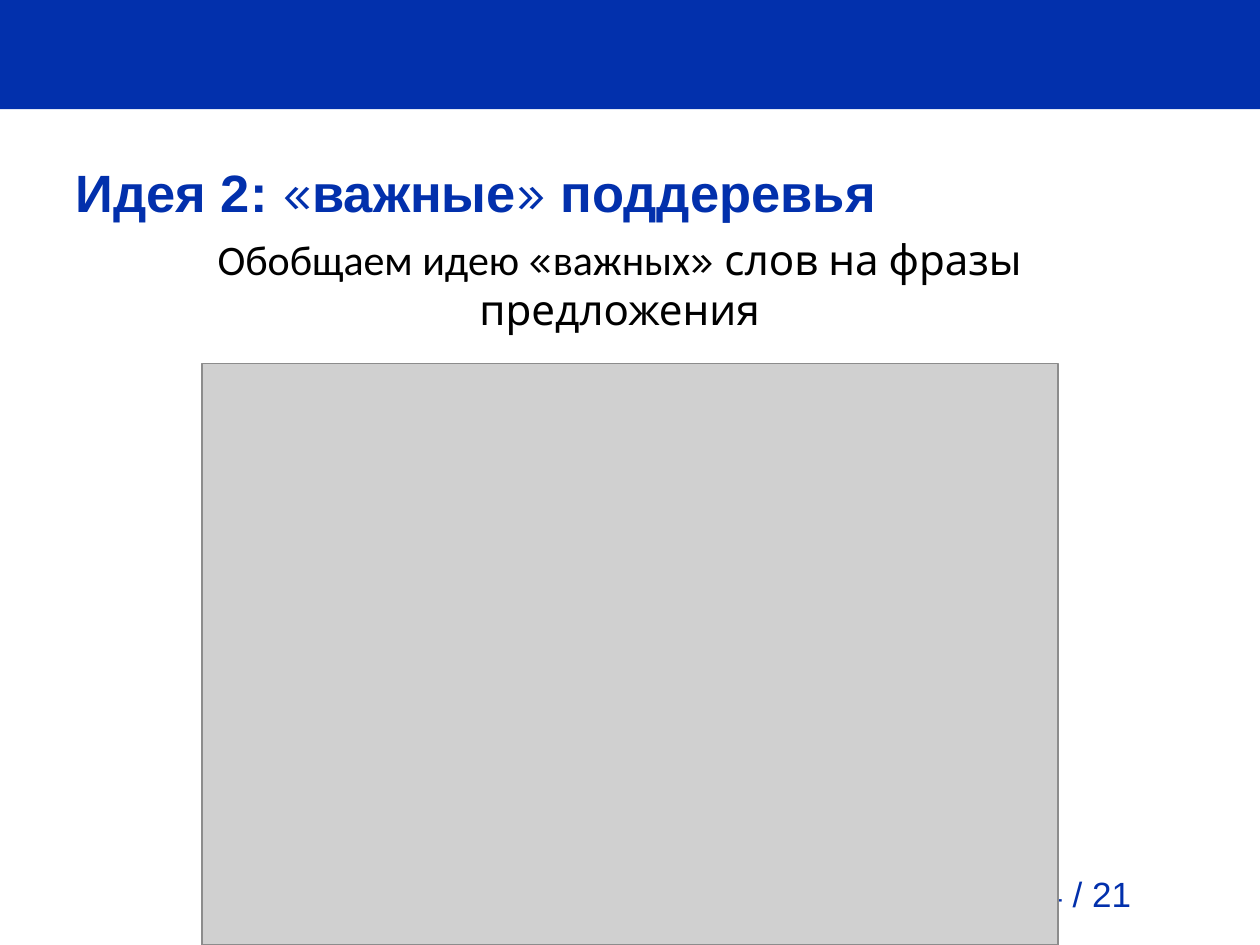
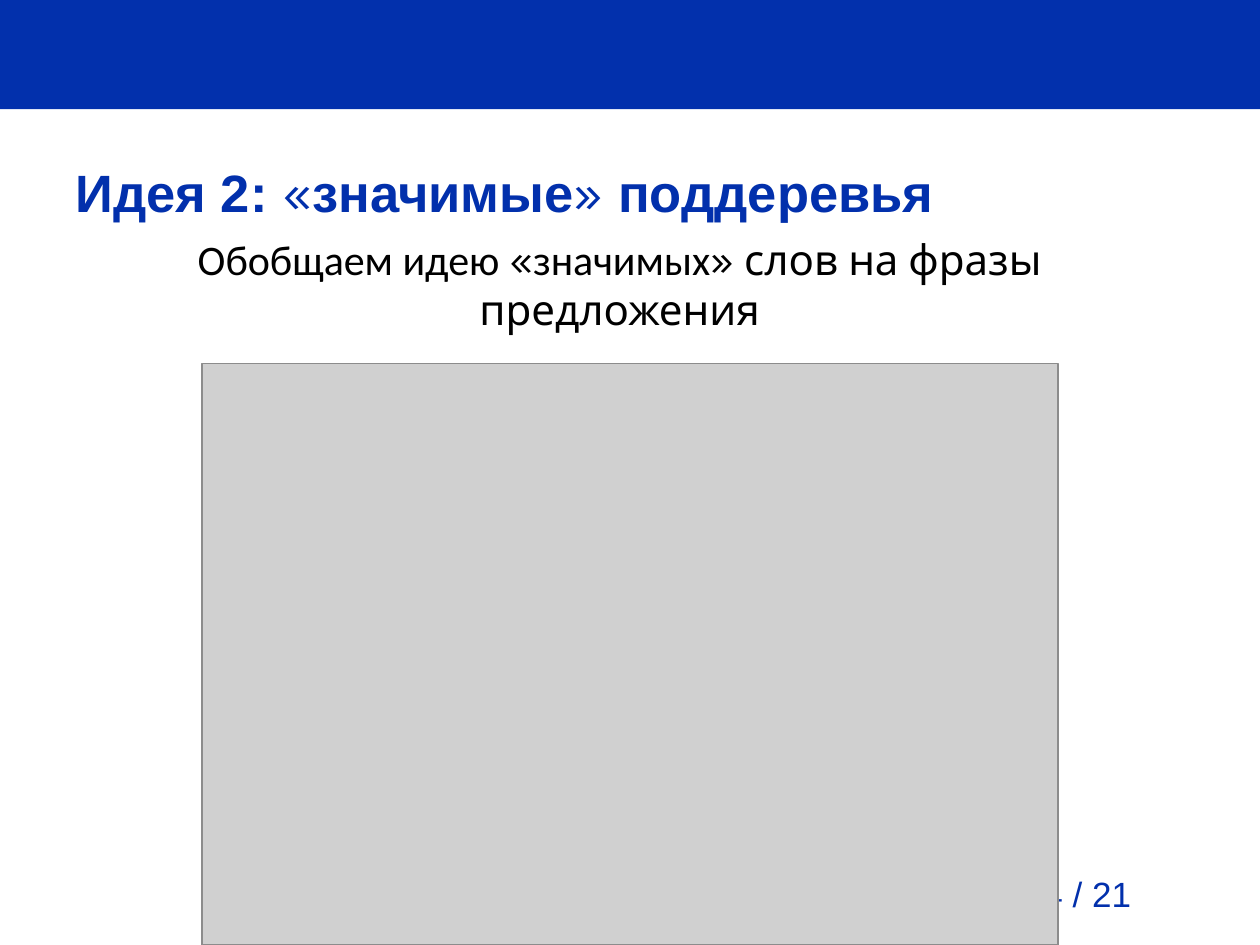
Before and after one commit to pva701/bachelor-thesis, a slide deck: slide 14 of presentation/presentation.odp. Drawn at 1260x945 pixels with LibreOffice and Linux fonts; fonts in the diff are those of the drawing; grey boxes stand for pictures; background and template pictures are left out. Boxes give left, top, right and bottom in pixels: in the first picture for what was removed or moved away, otherwise in the second. Text is boxed around its words. In the diff, an @@ line names an element or a change of style, - is before the commit and + after.

```diff
--- a/presentation/presentation.odp
+++ b/presentation/presentation.odp
@@ title at (76, 175, 933, 223): text changed @@
-Идея 2: «важные» поддеревья
+Идея 2: «значимые» поддеревья
@@ text at (198, 243, 1041, 335): text changed @@
-Обобщаем идею «важных» слов на фразы предложения
+Обобщаем идею «значимых» слов на фразы предложения
```
Also in this commit, not shown: 4 other slides changed, 4 other files.
